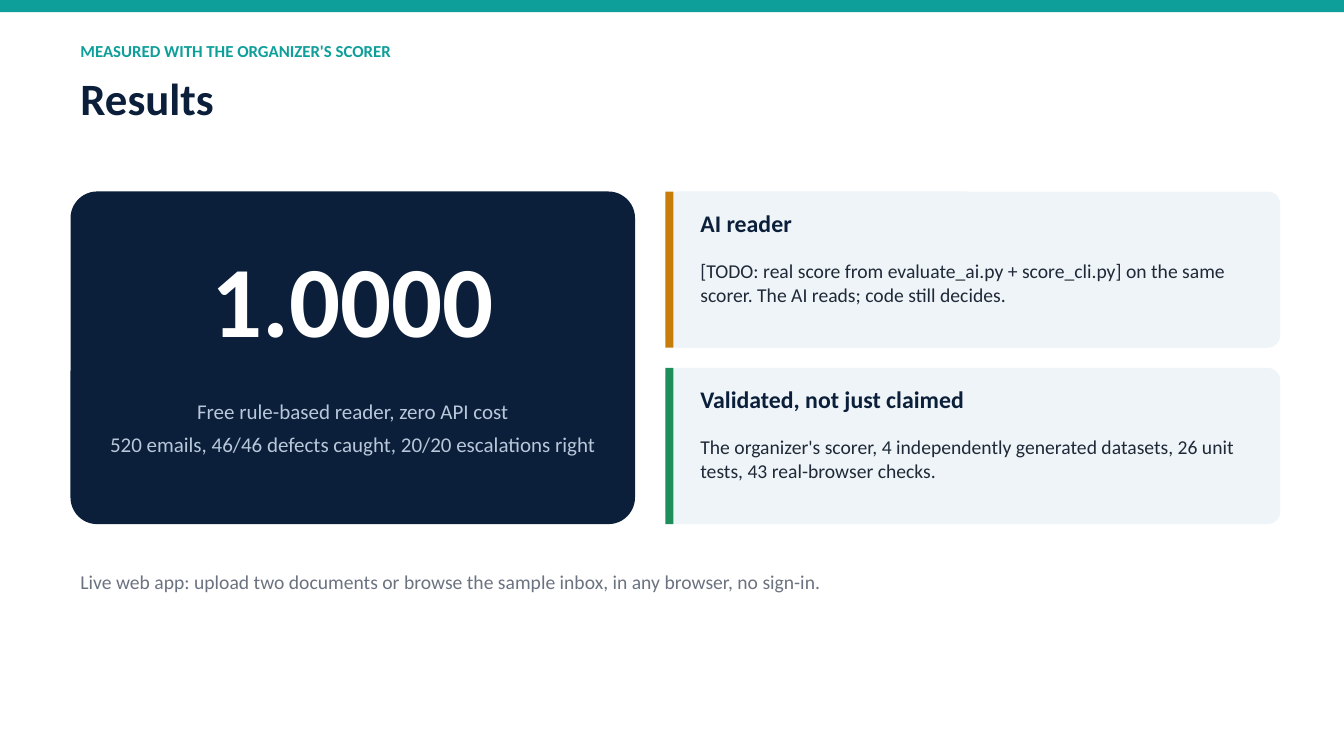
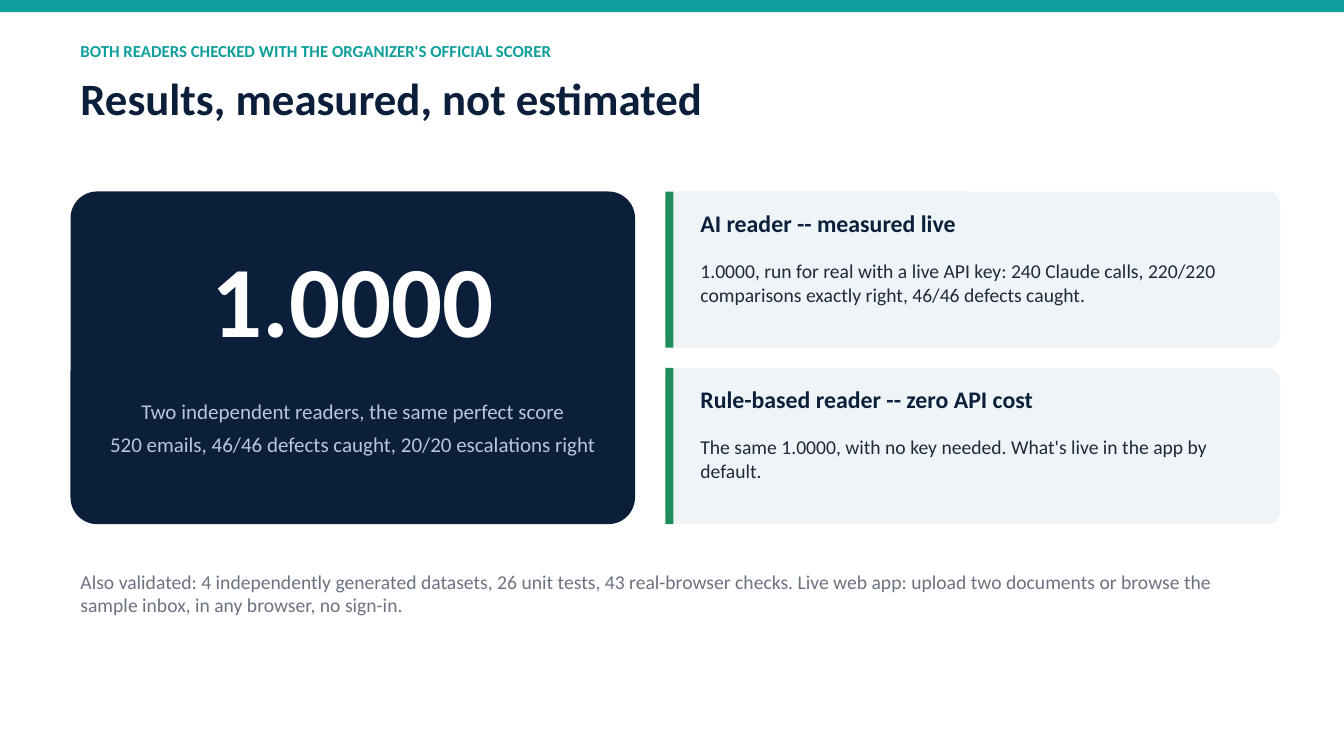
Before and after one commit to BryanWZH/Averis-unemployed-bums, a slide deck: slide 10 of docs/DocHarbor_slides.pptx. Drawn at 1344x756 pixels with LibreOffice and Linux fonts; fonts in the diff are those of the drawing. Boxes give left, top, right and bottom in pixels: in the first picture for what was removed or moved away, otherwise in the second. Text is boxed around its words. In the diff, an @@ line names an element or a change of style, - is before the commit and + after.

```diff
--- a/docs/DocHarbor_slides.pptx
+++ b/docs/DocHarbor_slides.pptx
@@ text at (80, 45, 551, 57): text changed @@
-MEASURED WITH THE ORGANIZER'S SCORER
+BOTH READERS CHECKED WITH THE ORGANIZER'S OFFICIAL SCORER
@@ text at (80, 83, 702, 121): text changed @@
-Results
+Results, measured, not estimated
@@ rectangle at (665, 192, 674, 348): fill #C77D0A to #1E8E5A @@
@@ text at (700, 215, 956, 232): text changed @@
-AI reader
+AI reader -- measured live
@@ text at (700, 264, 1215, 306): text changed @@
-[TODO: real score from evaluate_ai.py + score_cli.py] on the same scorer. The AI reads; code still decides.
+1.0000, run for real with a live API key: 240 Claude calls, 220/220 comparisons exactly right, 46/46 defects caught.
@@ text at (141, 404, 563, 423): text changed @@
-Free rule-based reader, zero API cost
+Two independent readers, the same perfect score
@@ text at (700, 391, 1033, 408): text changed @@
-Validated, not just claimed
+Rule-based reader -- zero API cost
@@ text at (700, 440, 1207, 478): text changed @@
-The organizer's scorer, 4 independently generated datasets, 26 unit tests, 43 real-browser checks.
+The same 1.0000, with no key needed. What's live in the app by default.
@@ text at (80, 575, 1211, 616): text changed @@
-Live web app: upload two documents or browse the sample inbox, in any browser, no sign-in.
+Also validated: 4 independently generated datasets, 26 unit tests, 43 real-browser checks. Live web app: upload two documents or browse the sample inbox, in any browser, no sign-in.
```
Also in this commit, not shown: 1 other file.
